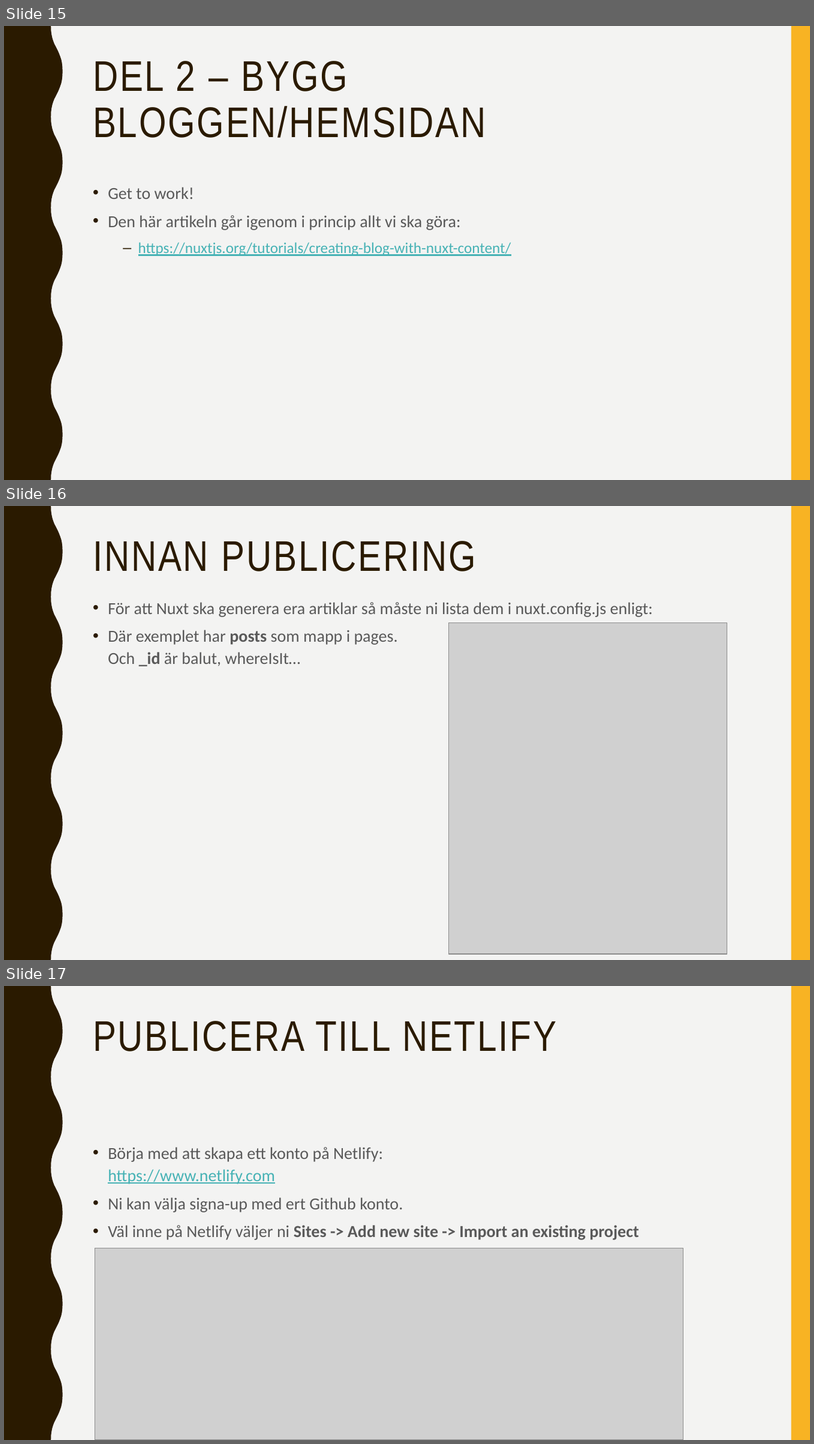
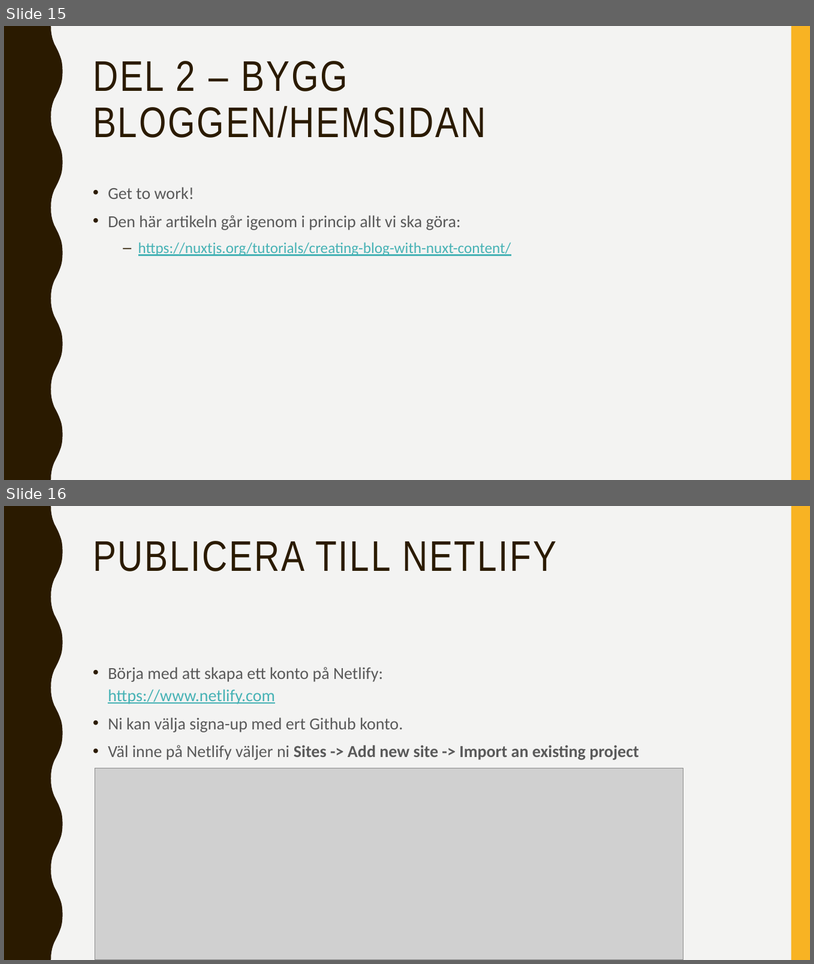
Before and after one commit to abbjetmus/220S-Nuxt, a slide deck: Bygga-Blogg.pptx. Shown one above the other, each under a label of ours: slides 15, 16 and 17 before the commit, slides 15 and 16 after it. The pictures are 814x1444 and 814x964 pixels, drawn with LibreOffice and Linux fonts; fonts in the diff are those of the drawing; grey boxes stand for pictures. Boxes give left, top, right and bottom in pixels: in the first picture for what was removed or moved away, otherwise in the second. Text is boxed around its words. In the diff, an @@ line names an element or a change of style, - is before the commit and + after.

```diff
--- a/Bygga-Blogg.pptx
+++ b/Bygga-Blogg.pptx
@@ slide 16 removed at (4,506,810,960), background #F3F3F2; not listed: 2 template elements that a slide beside it also shows @@
@@ title removed at (93,541,476,571) @@
-INNAN PUBLICERING
@@ text removed at (108,602,653,666) @@
-• För att Nuxt ska generera era artiklar så måste ni lista dem i nuxt.config.js enligt:
-• Där exemplet har posts som mapp i pages.
-  Och _id är balut, whereIsIt…
@@ picture removed at (449,623,728,954) @@
@@ what was slide 17 is now slide 16 @@
```
Also in this commit, not shown: 5 slides changed, 1 other file.
